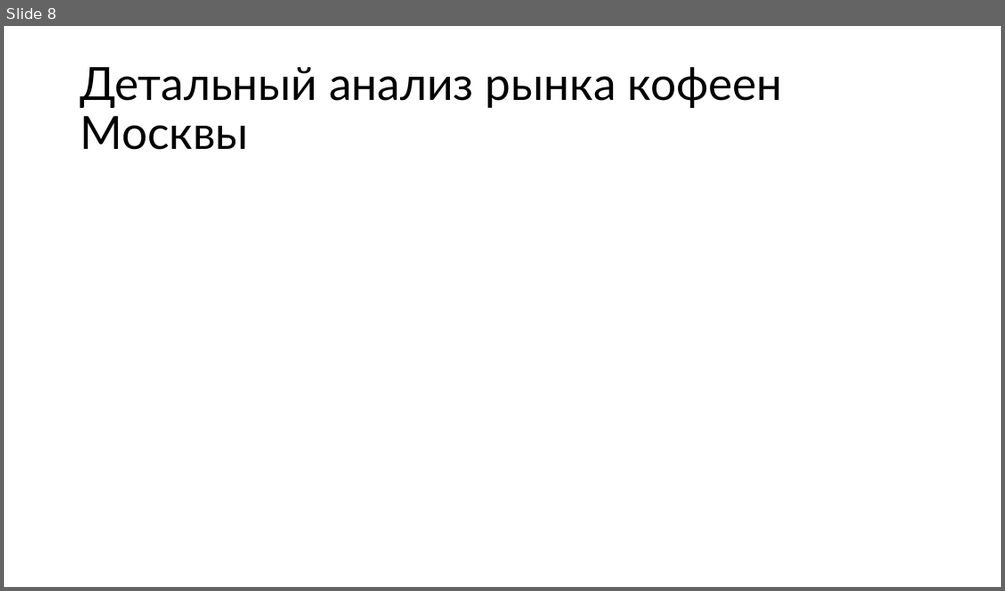
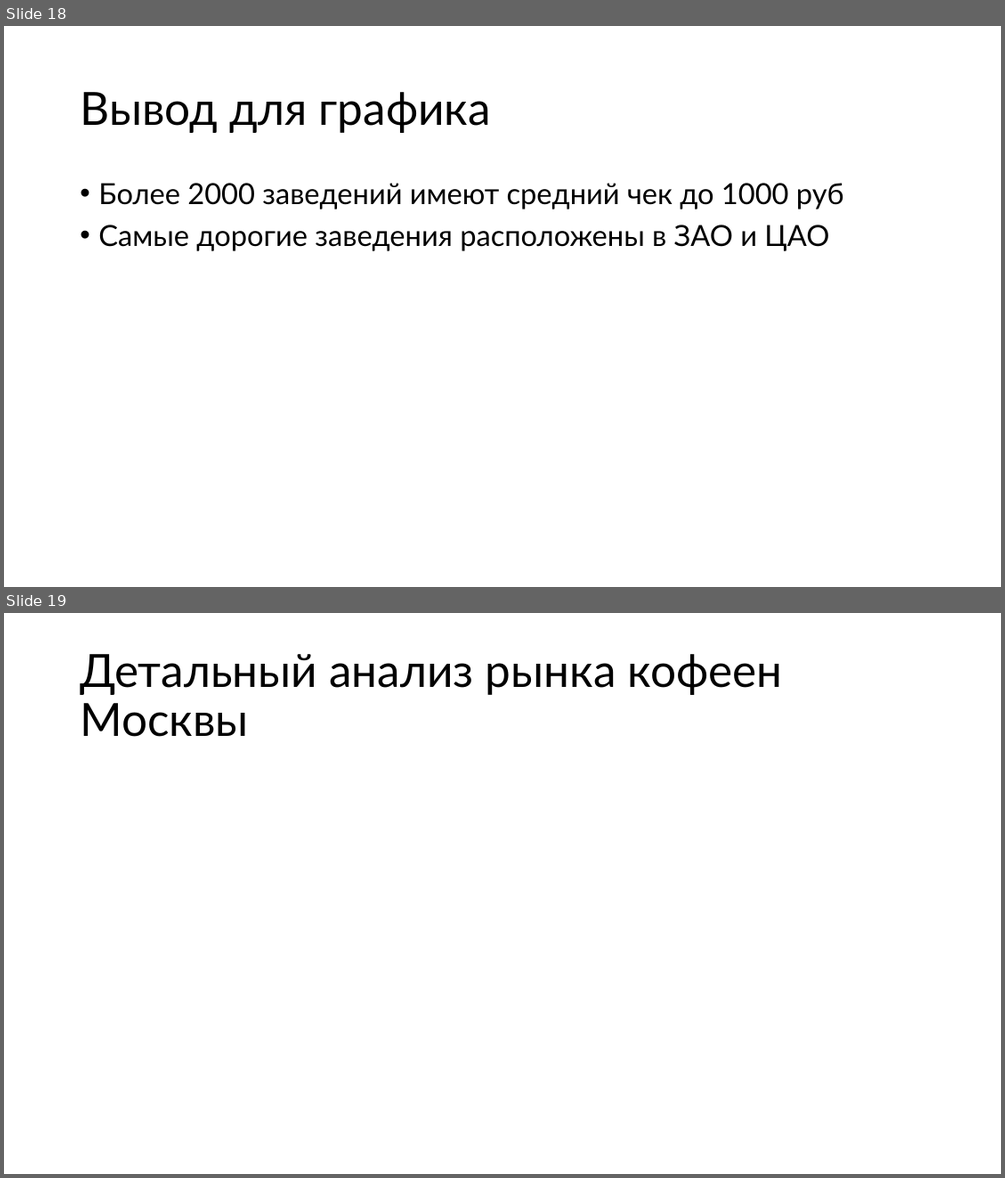
Before and after one commit to PHILIPP111007/masters_degree_Roshchin_M25-555, a slide deck: BI/moscow_places/moscow_places_hw.pptx. Shown one above the other, each under a label of ours: slide 8 before the commit, slides 18 and 19 after it. The pictures are 1005x591 and 1005x1178 pixels, drawn with LibreOffice and Linux fonts; fonts in the diff are those of the drawing. Boxes give left, top, right and bottom in pixels: in the first picture for what was removed or moved away, otherwise in the second. Text is boxed around its words. In the diff, an @@ line names an element or a change of style, - is before the commit and + after.

```diff
--- a/BI/moscow_places/moscow_places_hw.pptx
+++ b/BI/moscow_places/moscow_places_hw.pptx
@@ slide 18 added at box(4, 26, 1001, 587), background #FFFFFF @@
@@ title added at box(80, 92, 491, 133), 44 pt, text #000000 @@
+Вывод для графика
@@ text added at box(98, 183, 844, 251), 28 pt, text #000000 @@
+• Более 2000 заведений имеют средний чек до 1000 руб
+• Самые дорогие заведения расположены в ЗАО и ЦАО
@@ what was slide 8 is now slide 19 @@
```
Also in this commit, not shown: 2 slides changed, 14 other slides added, 2 other files.
